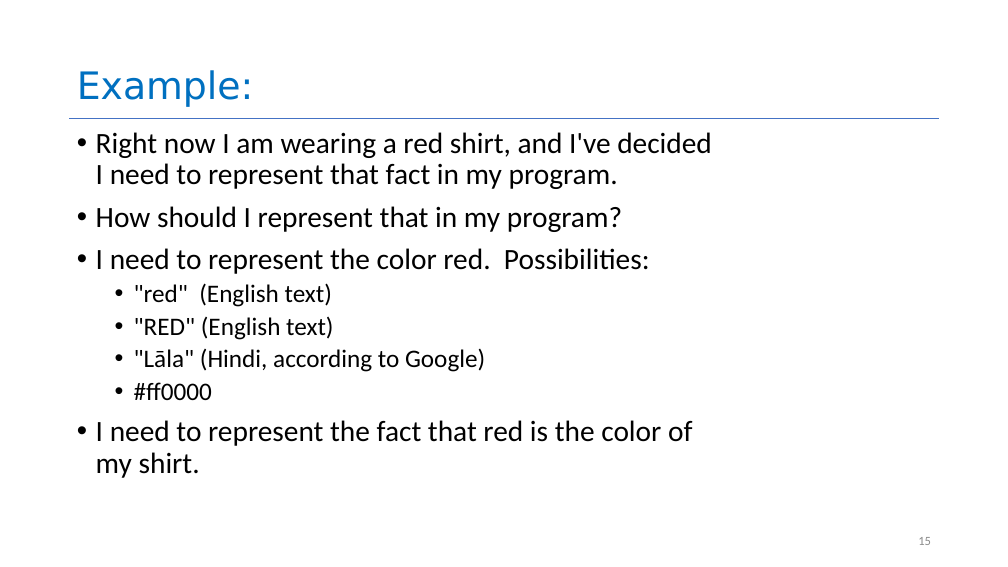
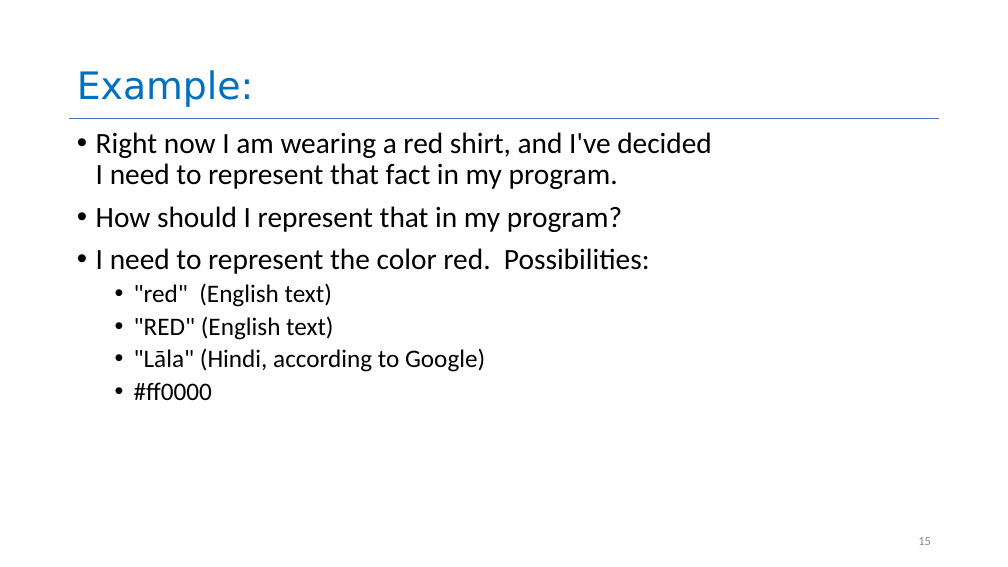
Before and after one commit to neu-se/CS4530-CS5500-Spring-2021, a slide deck: slide 15 of Slides/Lesson 1.2 General Program Design Principles.pptx. Drawn at 1008x567 pixels with LibreOffice and Linux fonts; fonts in the diff are those of the drawing. Boxes give left, top, right and bottom in pixels: in the first picture for what was removed or moved away, otherwise in the second. Text is boxed around its words. In the diff, an @@ line names an element or a change of style, - is before the commit and + after.

```diff
--- a/Slides/Lesson 1.2 General Program Design Principles.pptx
+++ b/Slides/Lesson 1.2 General Program Design Principles.pptx
@@ text at box(96, 420, 692, 478): paragraph removed @@
-• I need to represent the fact that red is the color of my shirt.
```
Also in this commit, not shown: 11 other slides changed.
